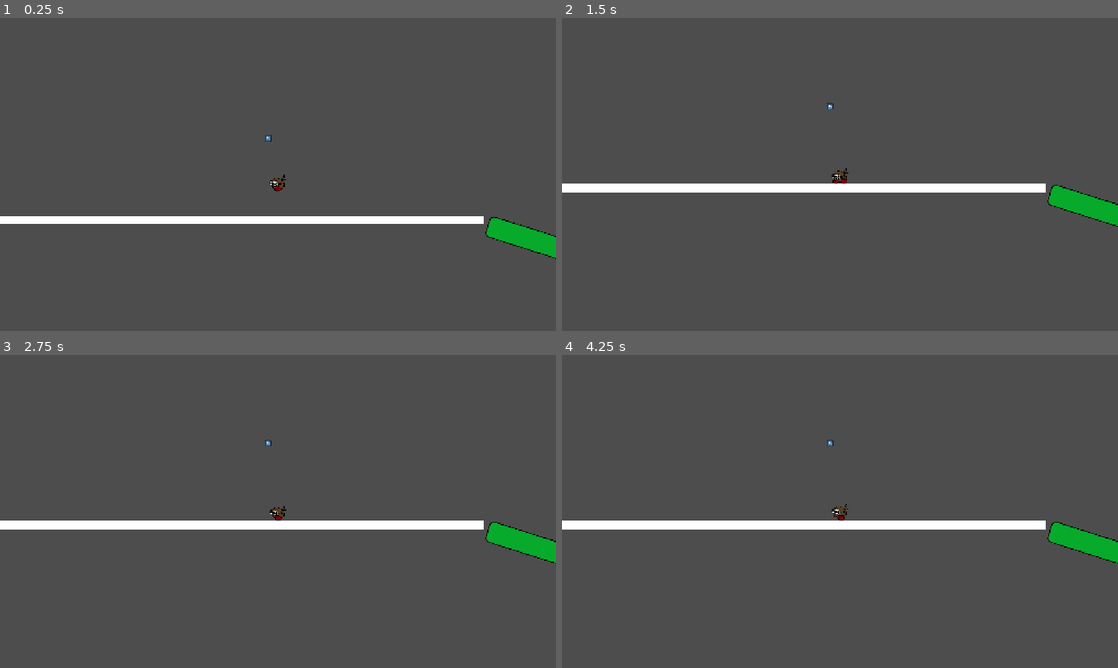
Above: before the commit, frames 1-4 (two rows, left to right).
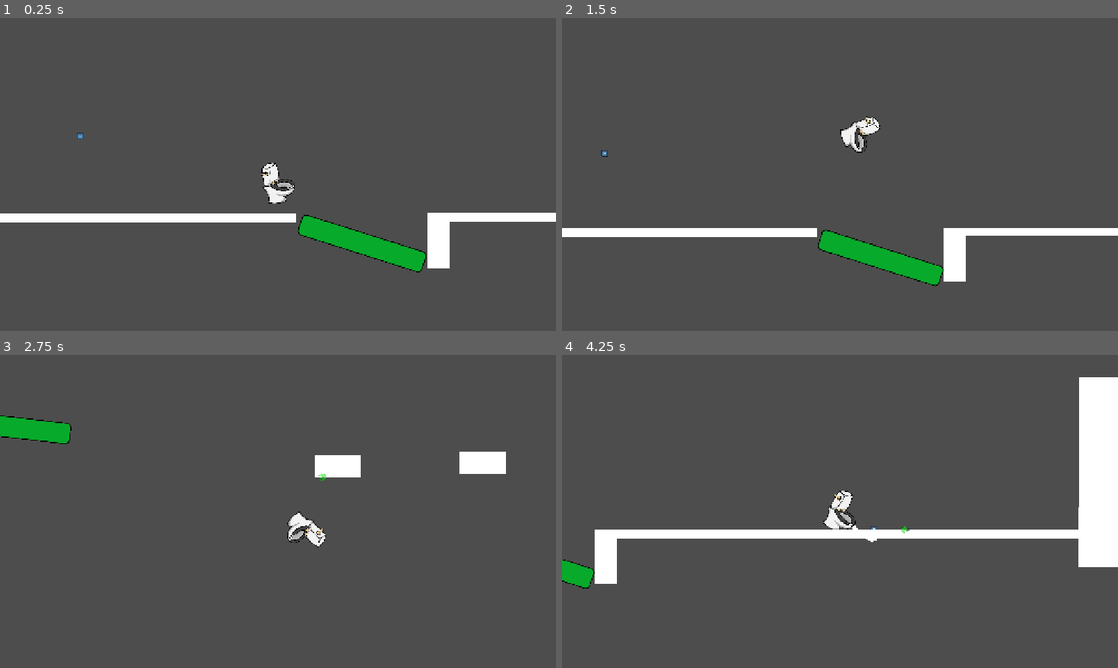
Above: after the commit, the same moments.

Repository: MisterIXI/godot-wildjam-80
Game: Godot game, scene res://scenes/_debug/Steffen/leveldesign_test.tscn
The game is run twice, just before and just after one commit, with the same random seed, the same clock (stepped at 60 frames per second) and the same inputs. This scene is started directly instead of the project's main scene. The engine's default icon, where the game draws it, is replaced by a stand-in: a white triangle on a blue panel in a dark square.
Inputs (mouse positions are in pixels of both pictures, inside the frame that each line leads up to):
- Up to frame 1 (0.25 s): no input
- Up to frame 2 (1.5 s): tap Enter (ui_accept) at 0.5, 0.77 s; move the mouse to (962, 158) at 0.52 s; press the mouse at (962, 158) at 0.53 s; hold D (move_right) 0.53-1.28 s; move the mouse to (728, 190) at 1.27 s; release the mouse at (728, 190) at 1.28 s; hold A (move_left) from 1.28 s (still down); click (728, 190) at 1.35 s
- Up to frame 3 (2.75 s): tap Enter (ui_accept) at 1.52 s; move the mouse to (333, 442) at 2.02 s; release A (move_left) at 2.03 s; press the mouse at (333, 442) at 2.03 s; hold D (move_right) from 2.03 s (still down)
- Up to frame 4 (4.25 s): move the mouse to (812, 574) at 2.77 s; release D (move_right) at 2.78 s; release the mouse at (812, 574) at 2.78 s; hold W (up) 2.78-3.53 s; click (812, 574) at 2.85 s; tap Enter (ui_accept) at 3.02, 3.77 s; move the mouse to (1006, 558) at 3.52 s; press the mouse at (1006, 558) at 3.53 s; hold A (move_left) from 3.53 s (still down)

The runs differ from the first frame. In frame 1, 5.3% of the frame differs, in the area x 0-100%, y 36-82%; in frame 2, 8.2%; in frame 3, 5.8%; in frame 4, 11%, in the area x 0-100%, y 7-75%.
Error before the commit: Invalid assignment of property or key 'rotation_degrees' with value of type 'float' on a base object of type 'Nil'. (res://scenes/_debug/y_player/y_player.gd:1…

Commit message:
follow cam added with absolute CINEMA

Diff:
--- /dev/null
+++ b/scenes/_debug/Steffen/follow_cam.gd
@@ -0,0 +1,22 @@
+extends Camera2D
+
+@onready var player: RigidBody2D = get_parent() as RigidBody2D
+@export var curve: Curve
+
+var target_zoom: Vector2 = Vector2.ONE
+
+func _process(delta):
+	print("Zoom: " + str(zoom), " Target Zoom: " + str(target_zoom) + " Player Speed: " + str(player.linear_velocity.length()))
+	var strength = min(1.0, max(0.0, player.linear_velocity.length() / 1500))
+
+	target_zoom = Vector2.ONE - Vector2.ONE * min(1.0, max(0.0, curve.sample(strength)))
+	# smooth move to target zoom
+	if zoom.distance_to(target_zoom) < 0.001:
+		zoom = target_zoom
+	else:
+		if zoom.length() > target_zoom.length():
+			# on zoom out
+			zoom = zoom.move_toward(target_zoom, zoom.distance_to(target_zoom) * 0.5 *  delta)
+		else:
+			# on zoom out
+			zoom = zoom.move_toward(target_zoom, zoom.distance_to(target_zoom) * 1.5 * delta)
--- a/scenes/_debug/Steffen/leveldesign_test.tscn
+++ b/scenes/_debug/Steffen/leveldesign_test.tscn
@@ -1,79 +1,34 @@
-[gd_scene load_steps=37 format=3 uid="uid://1hg7rqnq1mmb"]
+[gd_scene load_steps=35 format=3 uid="uid://1hg7rqnq1mmb"]
 
 [ext_resource type="Script" uid="uid://ch3o4nn7tdkpo" path="res://scenes/_debug/y_player/verlet_rope.gd" id="1_tc1mf"]
 [ext_resource type="Material" uid="uid://c7fr7y7myakdy" path="res://resources/shaders/outline.tres" id="2_i2f1q"]
 [ext_resource type="Script" uid="uid://bag5vv3x50wl4" path="res://scenes/_debug/y_player/y_player.gd" id="3_p7ah5"]
-[ext_resource type="Texture2D" uid="uid://w5fb2lnv6ydg" path="res://assets/images/test/bobby.png" id="4_41b1n"]
+[ext_resource type="Texture2D" uid="uid://daghoato402dg" path="res://assets/images/toilet_debug.png" id="4_74n1c"]
 [ext_resource type="Script" uid="uid://bol6dlvq252ru" path="res://scenes/_debug/y_player/custom_joint.gd" id="5_0dpmb"]
+[ext_resource type="Script" uid="uid://ddc0nsh30q4og" path="res://scenes/_debug/Steffen/follow_cam.gd" id="5_7wess"]
+[ext_resource type="Texture2D" uid="uid://bu2javu6ivbji" path="res://assets/images/test/toilet_paper.png" id="6_7wess"]
 [ext_resource type="Texture2D" uid="uid://coqqo1fmdsue2" path="res://icon.svg" id="6_ljh4r"]
+[ext_resource type="Script" uid="uid://hdw54jovtong" path="res://scenes/_debug/y_player/target_indicator.gd" id="7_0pdxe"]
 [ext_resource type="PackedScene" uid="uid://bq5gint4u8mmc" path="res://scenes/_debug/Steffen/trampoline.tscn" id="7_4be4q"]
 
-[sub_resource type="AtlasTexture" id="AtlasTexture_2i32g"]
-atlas = ExtResource("4_41b1n")
-region = Rect2(0, 0, 256, 256)
-
-[sub_resource type="AtlasTexture" id="AtlasTexture_m4brd"]
-atlas = ExtResource("4_41b1n")
-region = Rect2(256, 0, 256, 256)
-
-[sub_resource type="AtlasTexture" id="AtlasTexture_cpx42"]
-atlas = ExtResource("4_41b1n")
-region = Rect2(512, 0, 256, 256)
-
-[sub_resource type="AtlasTexture" id="AtlasTexture_esm02"]
-atlas = ExtResource("4_41b1n")
-region = Rect2(768, 0, 256, 256)
-
-[sub_resource type="AtlasTexture" id="AtlasTexture_enpat"]
-atlas = ExtResource("4_41b1n")
-region = Rect2(0, 256, 256, 256)
-
-[sub_resource type="AtlasTexture" id="AtlasTexture_kgcot"]
-atlas = ExtResource("4_41b1n")
-region = Rect2(256, 256, 256, 256)
-
-[sub_resource type="AtlasTexture" id="AtlasTexture_4sbcb"]
-atlas = ExtResource("4_41b1n")
-region = Rect2(512, 256, 256, 256)
-
-[sub_resource type="AtlasTexture" id="AtlasTexture_r31r7"]
-atlas = ExtResource("4_41b1n")
-region = Rect2(768, 256, 256, 256)
-
-[sub_resource type="SpriteFrames" id="SpriteFrames_fj7al"]
-animations = [{
-"frames": [{
-"duration": 0.3,
-"texture": SubResource("AtlasTexture_2i32g")
-}, {
-"duration": 0.3,
-"texture": SubResource("AtlasTexture_m4brd")
-}, {
-"duration": 0.3,
-"texture": SubResource("AtlasTexture_cpx42")
-}, {
-"duration": 0.3,
-"texture": SubResource("AtlasTexture_esm02")
-}, {
-"duration": 0.3,
-"texture": SubResource("AtlasTexture_enpat")
-}, {
-"duration": 0.3,
-"texture": SubResource("AtlasTexture_kgcot")
-}, {
-"duration": 0.3,
-"texture": SubResource("AtlasTexture_4sbcb")
-}, {
-"duration": 0.3,
-"texture": SubResource("AtlasTexture_r31r7")
-}],
-"loop": true,
-"name": &"default",
-"speed": 5.0
-}]
-
-[sub_resource type="CircleShape2D" id="CircleShape2D_d1lms"]
-radius = 20.0
+[sub_resource type="PhysicsMaterial" id="PhysicsMaterial_ovmwo"]
+friction = 0.1
+bounce = 0.3
+
+[sub_resource type="CapsuleShape2D" id="CapsuleShape2D_3y6uy"]
+radius = 7.33754
+height = 33.8367
+
+[sub_resource type="CapsuleShape2D" id="CapsuleShape2D_55gqm"]
+radius = 6.23372
+height = 22.3146
+
+[sub_resource type="Curve" id="Curve_7wess"]
+_data = [Vector2(0, 0), 0.0, -0.102211, 0, 0, Vector2(0.223404, 0), 0.0, 0.285454, 1, 0, Vector2(0.659575, 0.235955), 1.4624, 1.4624, 0, 0, Vector2(1, 0.449438), -0.203111, 0.0, 0, 0]
+point_count = 4
+
+[sub_resource type="RectangleShape2D" id="RectangleShape2D_434gd"]
+size = Vector2(50, 50)
 
 [sub_resource type="CircleShape2D" id="CircleShape2D_esm02"]
 
@@ -132,7 +87,7 @@
 rope = NodePath("RopeRender")
 rope_anchor = NodePath("Anchor")
 iteration_count = 50
-player = NodePath("../YPlayer")
+player = NodePath("../YPlayer2")
 
 [node name="Anchor" type="Node2D" parent="VerletRope"]
 top_level = true
@@ -144,30 +99,54 @@
 points = PackedVector2Array(0, 0, 41.42, 35.215)
 texture_mode = 1
 
-[node name="YPlayer" type="RigidBody2D" parent="." node_paths=PackedStringArray("rope", "rope_target", "custom_joint")]
-position = Vector2(24, 74)
+[node name="YPlayer2" type="RigidBody2D" parent="." node_paths=PackedStringArray("rope", "rope_target", "custom_joint", "ground_cast")]
+position = Vector2(456, 77)
+physics_material_override = SubResource("PhysicsMaterial_ovmwo")
+continuous_cd = 1
 contact_monitor = true
 max_contacts_reported = 1
 script = ExtResource("3_p7ah5")
 rope = NodePath("../VerletRope")
 rope_target = NodePath("../Target")
 custom_joint = NodePath("CustomJoint")
-
-[node name="AnimatedSprite2D" type="AnimatedSprite2D" parent="YPlayer"]
-scale = Vector2(0.16, 0.16)
-sprite_frames = SubResource("SpriteFrames_fj7al")
-autoplay = "default"
-frame_progress = 0.590128
-
-[node name="CollisionShape2D" type="CollisionShape2D" parent="YPlayer"]
-shape = SubResource("CircleShape2D_d1lms")
-
-[node name="FollowCam" type="Camera2D" parent="YPlayer"]
+ground_cast = NodePath("GroundShapeCheck")
+
+[node name="CharPicDebug" type="Sprite2D" parent="YPlayer2"]
+scale = Vector2(0.2, 0.2)
+texture = ExtResource("4_74n1c")
+
+[node name="CollisionShape2D2" type="CollisionShape2D" parent="YPlayer2"]
+position = Vector2(-12, 2)
+rotation = -0.229376
+scale = Vector2(2.88, 2.88)
+shape = SubResource("CapsuleShape2D_3y6uy")
+
+[node name="CollisionShape2D3" type="CollisionShape2D" parent="YPlayer2"]
+position = Vector2(7, 12)
+rotation = -1.64299
+scale = Vector2(2.88, 2.88)
+shape = SubResource("CapsuleShape2D_55gqm")
+
+[node name="FollowCam" type="Camera2D" parent="YPlayer2"]
 process_callback = 0
 position_smoothing_enabled = true
-
-[node name="CustomJoint" type="Node2D" parent="YPlayer"]
+script = ExtResource("5_7wess")
+curve = SubResource("Curve_7wess")
+
+[node name="CustomJoint" type="Node2D" parent="YPlayer2"]
 script = ExtResource("5_0dpmb")
+
+[node name="TargetIndicator" type="Sprite2D" parent="YPlayer2"]
+z_index = 1680
+position = Vector2(149, 6.00002)
+scale = Vector2(0.340013, 0.340013)
+texture = ExtResource("6_7wess")
+script = ExtResource("7_0pdxe")
+
+[node name="GroundShapeCheck" type="ShapeCast2D" parent="YPlayer2"]
+shape = SubResource("RectangleShape2D_434gd")
+target_position = Vector2(0, 28.35)
+max_results = 4
 
 [node name="Target" type="StaticBody2D" parent="."]
 
@@ -184,7 +163,6 @@
 [node name="DampedSpringJoint2D" type="DampedSpringJoint2D" parent="Target/ManRope"]
 
 [node name="PinJoint2D" type="PinJoint2D" parent="Target/ManRope"]
-node_a = NodePath("../../../YPlayer")
 bias = 0.9
 softness = 2.21
 angular_limit_upper = 2.03156
@@ -611,4 +589,4 @@
 position = Vector2(2601, -155)
 rotation = -0.484659
 
-[connection signal="body_entered" from="YPlayer" to="YPlayer" method="_on_body_entered"]
+[connection signal="body_entered" from="YPlayer2" to="YPlayer2" method="_on_body_entered"]
Binary file added: assets/images/toilet_debug.png
Not shown, added: assets/images/toilet_debug.png.import
Not shown, added: scenes/_debug/Steffen/follow_cam.gd.uid
